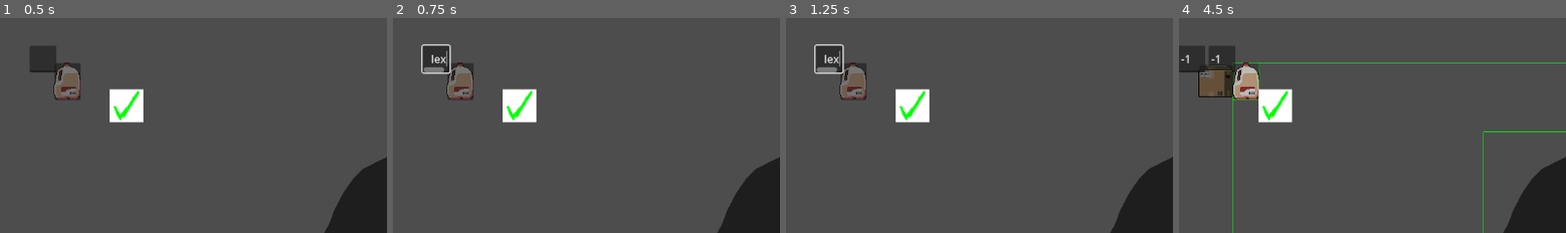
Above: before the commit, frames 1-4 (left to right).
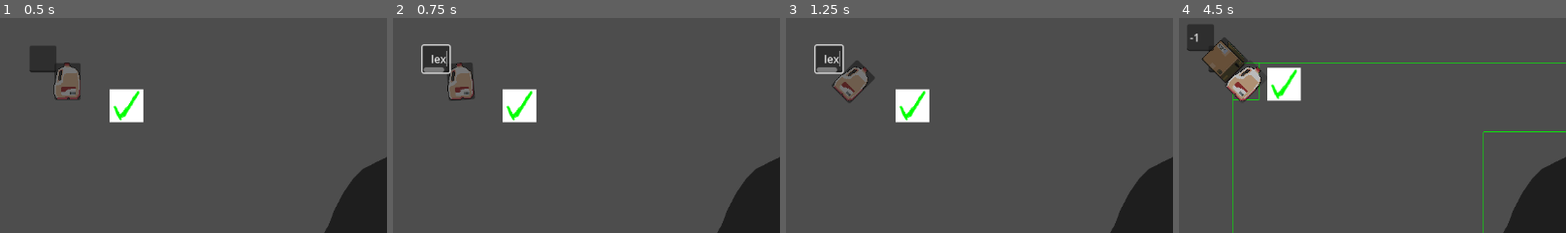
Above: after the commit, the same moments.

Repository: funkymonkeysgames/lame-jam-59
Game: Godot game, scene res://Scenes/main.tscn
Two runs of this game, one before a commit and one after it. Both use one fixed random seed, a clock stepped at 60 frames per second and the inputs below.
Inputs (mouse positions are % of the whole screen's width and height, from its top left):
- Up to frame 1 (0.5 s): no input
- Up to frame 2 (0.75 s): click (6, 10) at 0.52 s; type "Alex" at 0.6 s
- Up to frame 3 (1.25 s): no input
- Up to frame 4 (4.5 s): click "Press me" at 1.25 s; click (9, 15) at 2 s; click (16, 20) at 2.75 s; click "Press me" at 3.5 s; click (9, 15) at 4.25 s
The pictures show only the part of the screen within x 0-50%, y 0-50%; the shares and areas given below are measured in that part.

Frame 1 is identical in both runs. In frame 2, 0.2% of the frame differs, in the area x 13-22%, y 20-39%; in frame 3, 0.9%; in frame 4, 6.3%, in the area x 0-32%, y 3-49%.

Commit message:
can rotate blocks with lerping

Diff:
--- a/Scripts/block.gd
+++ b/Scripts/block.gd
@@ -18,13 +18,44 @@
 
 @onready var neighbour_manager: Node = $"../../NeighbourManager"
 
+@onready var t: float = 0.0
+@onready var lerping: bool = false
+@onready var target_rotation: float = 0.0
+
+func _process(delta: float) -> void:
+	if Input.is_action_just_pressed("rotate_clockwise_90"):
+		target_rotation += 90
+		print("AAA")
+		lerping = true
+		t = 0.0
+	elif Input.is_action_just_pressed("rotate_counterclockwise_90"):
+		target_rotation -= 90
+		lerping = true
+		t = 0.0
+	elif Input.is_action_just_pressed("rotate_clockwise_45"):
+		target_rotation += 45
+		lerping = true
+		t = 0.0
+	elif Input.is_action_just_pressed("rotate_counterclockwise_45"):
+		target_rotation -= 45
+		lerping = true
+		t = 0.0
 
 func _physics_process(delta: float) -> void:
+	if lerping and can_update:
+		collision_shape.rotation_degrees = lerpf(collision_shape.rotation_degrees, target_rotation, t)
+		neighbour_area2d.rotation_degrees = lerpf(neighbour_area2d.rotation_degrees, target_rotation, t)
+		sprite2D.rotation_degrees = lerpf(sprite2D.rotation_degrees, target_rotation, t)
+		t += delta * 3.0
+
+		if t >= 1.0:
+			lerping = false
+			t = 0.0
+
 	if !can_drag: return
 
 	var distance = global_position.distance_to(get_global_mouse_position())
 	if distance > 100:
-		print("preemit")
 		drag_button.button_up.emit()
 
 	var direction = global_position.direction_to(get_global_mouse_position())
--- a/Scripts/tetris_spawner.gd
+++ b/Scripts/tetris_spawner.gd
@@ -21,7 +21,6 @@
 var tin_can_scene = preload("res://Scenes/Objects/tin_can.tscn")
 var block_scene = preload("res://Scenes/block.tscn")
 
-
 var currentObject: Node = null
 var nextObject: Node = null
 @export var nextObjectPreview:Sprite2D
@@ -30,7 +29,6 @@
 # Called when the node enters the scene tree for the first time.
 func _ready() -> void:
 	initilizeSceneArray()
-
 
 # Called every frame. 'delta' is the elapsed time since the previous frame.
 func _process(delta: float) -> void:
--- a/project.godot
+++ b/project.godot
@@ -15,6 +15,29 @@
 config/features=PackedStringArray("4.6", "GL Compatibility")
 config/icon="res://icon.svg"
 
+[input]
+
+rotate_clockwise_90={
+"deadzone": 0.2,
+"events": [Object(InputEventKey,"resource_local_to_scene":false,"resource_name":"","device":-1,"window_id":0,"alt_pressed":false,"shift_pressed":false,"ctrl_pressed":false,"meta_pressed":false,"pressed":false,"keycode":0,"physical_keycode":69,"key_label":0,"unicode":101,"location":0,"echo":false,"script":null)
+]
+}
+rotate_counterclockwise_90={
+"deadzone": 0.2,
+"events": [Object(InputEventKey,"resource_local_to_scene":false,"resource_name":"","device":-1,"window_id":0,"alt_pressed":false,"shift_pressed":false,"ctrl_pressed":false,"meta_pressed":false,"pressed":false,"keycode":0,"physical_keycode":81,"key_label":0,"unicode":113,"location":0,"echo":false,"script":null)
+]
+}
+rotate_clockwise_45={
+"deadzone": 0.2,
+"events": [Object(InputEventKey,"resource_local_to_scene":false,"resource_name":"","device":-1,"window_id":0,"alt_pressed":false,"shift_pressed":false,"ctrl_pressed":false,"meta_pressed":false,"pressed":false,"keycode":0,"physical_keycode":68,"key_label":0,"unicode":100,"location":0,"echo":false,"script":null)
+]
+}
+rotate_counterclockwise_45={
+"deadzone": 0.2,
+"events": [Object(InputEventKey,"resource_local_to_scene":false,"resource_name":"","device":-1,"window_id":0,"alt_pressed":false,"shift_pressed":false,"ctrl_pressed":false,"meta_pressed":false,"pressed":false,"keycode":0,"physical_keycode":65,"key_label":0,"unicode":97,"location":0,"echo":false,"script":null)
+]
+}
+
 [physics]
 
 3d/physics_engine="Jolt Physics"
